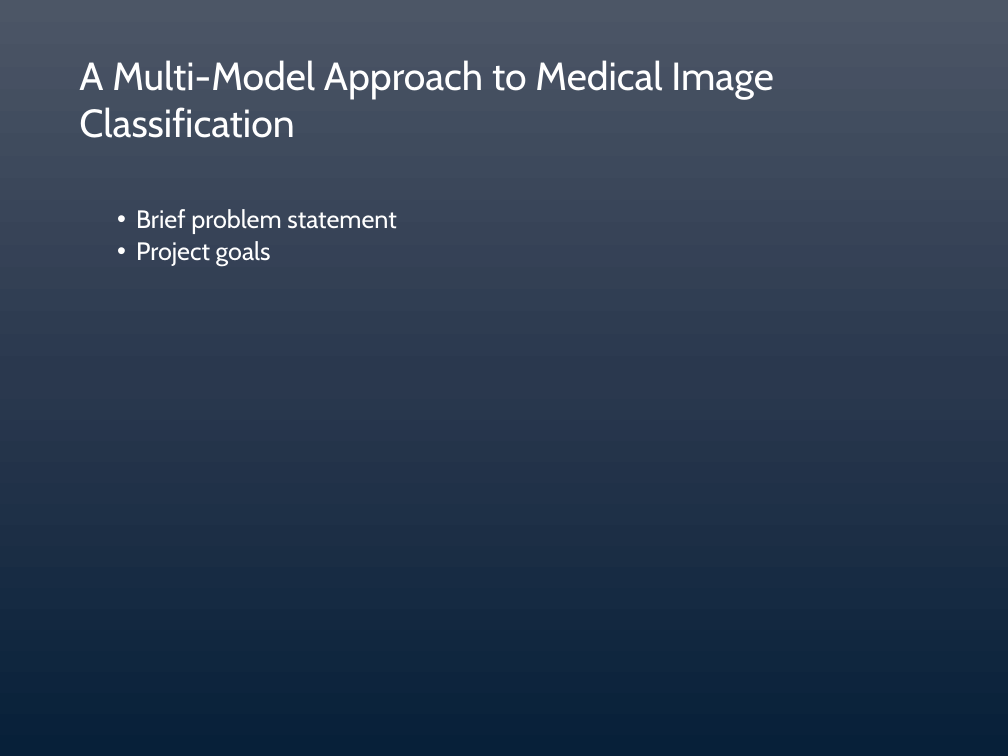
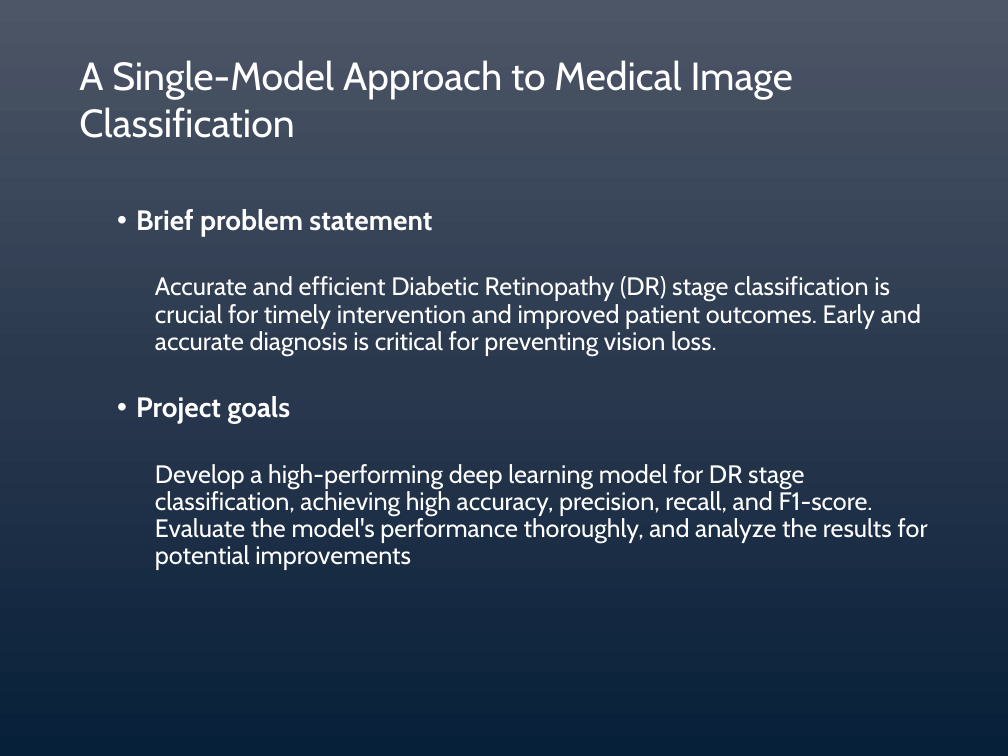
Before and after one commit to lmanov1/DL_DiabeticRetinopathyStagePrediction, a slide deck: slide 2 of presentation/DLStagePredictPresentation.pptx. Drawn at 1008x756 pixels with LibreOffice and Linux fonts; fonts in the diff are those of the drawing. Boxes give left, top, right and bottom in pixels: in the first picture for what was removed or moved away, otherwise in the second. Text is boxed around its words. In the diff, an @@ line names an element or a change of style, - is before the commit and + after.

Commit message:
Presentation updated with last results - Einav

```diff
--- a/presentation/DLStagePredictPresentation.pptx
+++ b/presentation/DLStagePredictPresentation.pptx
@@ title at [79, 60, 793, 138]: text changed @@
-  A Multi-Model Approach to Medical Image Classification
+  A Single-Model Approach to Medical Image Classification
@@ text at [136, 209, 432, 424]: size 18 to 20 pt, bold on in "Brief problem statement", "Project goals" @@
@@ text at [155, 276, 921, 356]: paragraph added @@
+    Accurate and efficient Diabetic Retinopathy (DR) stage classification is crucial for timely intervention and improved patient outcomes. Early and accurate diagnosis is critical for preventing vision loss.
@@ text at [155, 464, 928, 570]: paragraph added @@
+    Develop a high-performing deep learning model for DR stage classification, achieving high accuracy, precision, recall, and F1-score. Evaluate the model's performance thoroughly, and analyze the results for potential improvements
```
Also in this commit, not shown: 13 other slides changed, 7 slides added, 9 slides removed.
